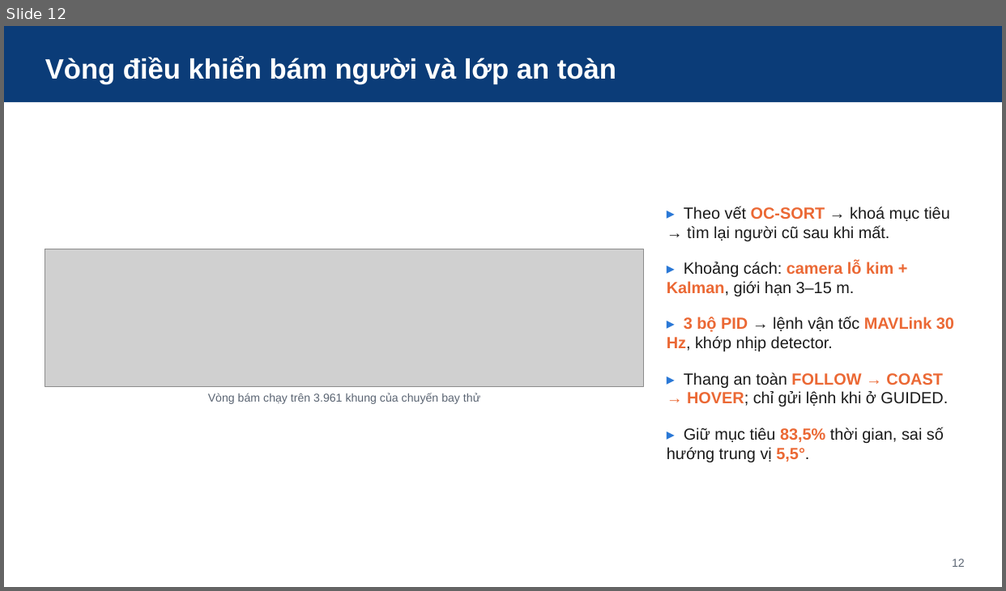
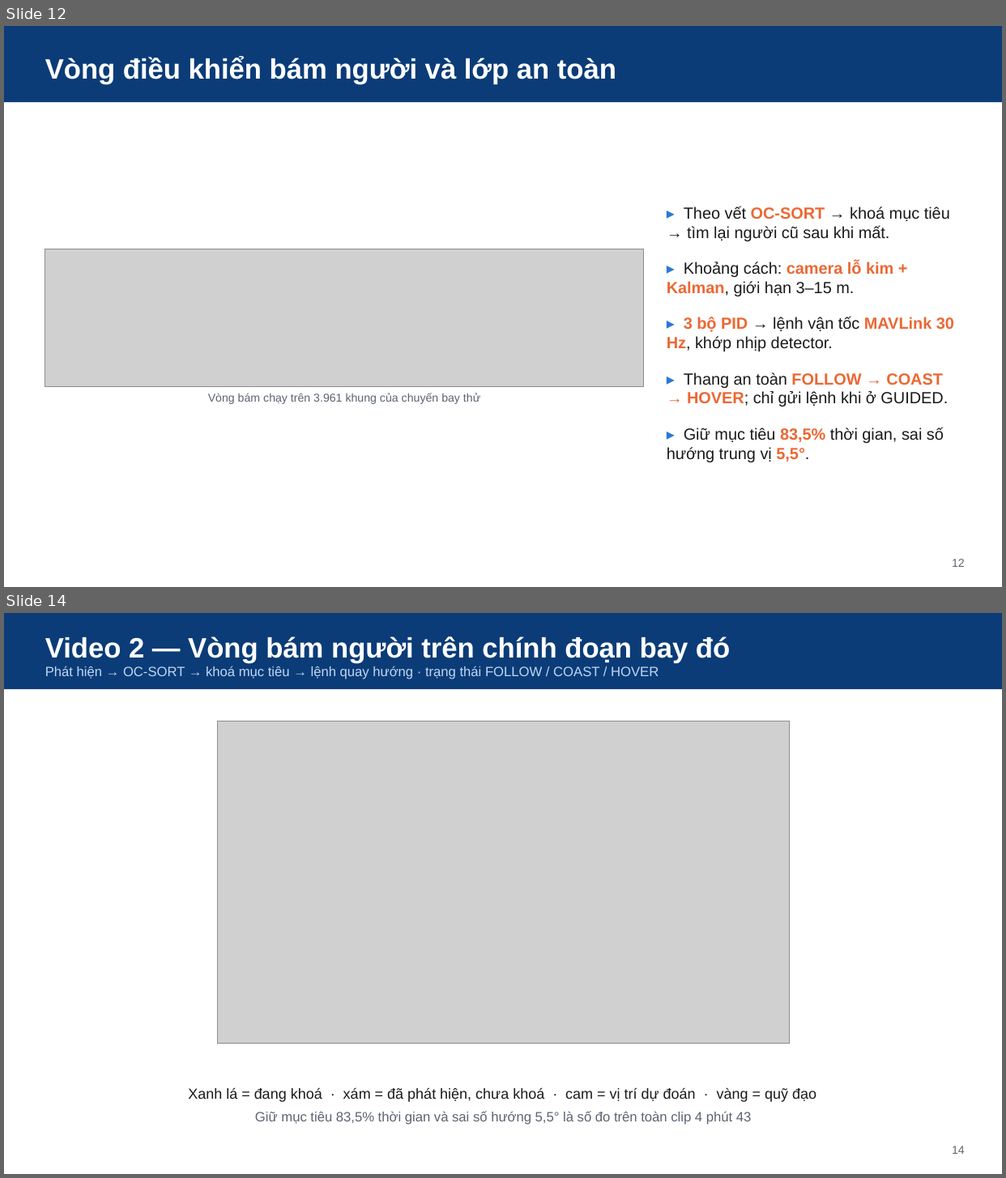
Before and after one commit to NhanHuynh2006/Drone_Following, a slide deck: nckh_SV2026-474/slides/SteadyDet-N_nghiem_thu_nhe.pptx. Shown one above the other, each under a label of ours: slide 12 before the commit, slides 12 and 14 after it; the slides between them are not shown. The pictures are 1006x591 and 1006x1178 pixels, drawn with LibreOffice and Linux fonts; fonts in the diff are those of the drawing; grey boxes stand for pictures. Boxes give left, top, right and bottom in pixels: in the first picture for what was removed or moved away, otherwise in the second. Text is boxed around its words. In the diff, an @@ line names an element or a change of style, - is before the commit and + after.

```diff
--- a/nckh_SV2026-474/slides/SteadyDet-N_nghiem_thu_nhe.pptx
+++ b/nckh_SV2026-474/slides/SteadyDet-N_nghiem_thu_nhe.pptx
@@ slide 14 added at (x1=4, y1=613, x2=1002, y2=1174), background #FFFFFF @@
@@ rectangle added at (x1=4, y1=613, x2=1002, y2=689), fill #0B3C78, 13 pt, text #BFD6F2 @@
+Video 2 — Vòng bám người trên chính đoạn bay đó
+Phát hiện → OC-SORT → khoá mục tiêu → lệnh quay hướng · trạng thái FOLLOW / COAST / HOVER
@@ picture added at (x1=217, y1=722, x2=790, y2=1043) @@
@@ text added at (x1=188, y1=1088, x2=816, y2=1125), 14 pt, text #1A1A1A @@
+Xanh lá = đang khoá · xám = đã phát hiện, chưa khoá · cam = vị trí dự đoán · vàng = quỹ đạo
+Giữ mục tiêu 83,5% thời gian và sai số hướng 5,5° là số đo trên toàn clip 4 phút 43
@@ text added at (x1=952, y1=1146, x2=965, y2=1154), 11 pt, text #5A6472 @@
+14
```
Also in this commit, not shown: 1 slide changed, 1 other slide added, 1 slide removed, 8 other files.
